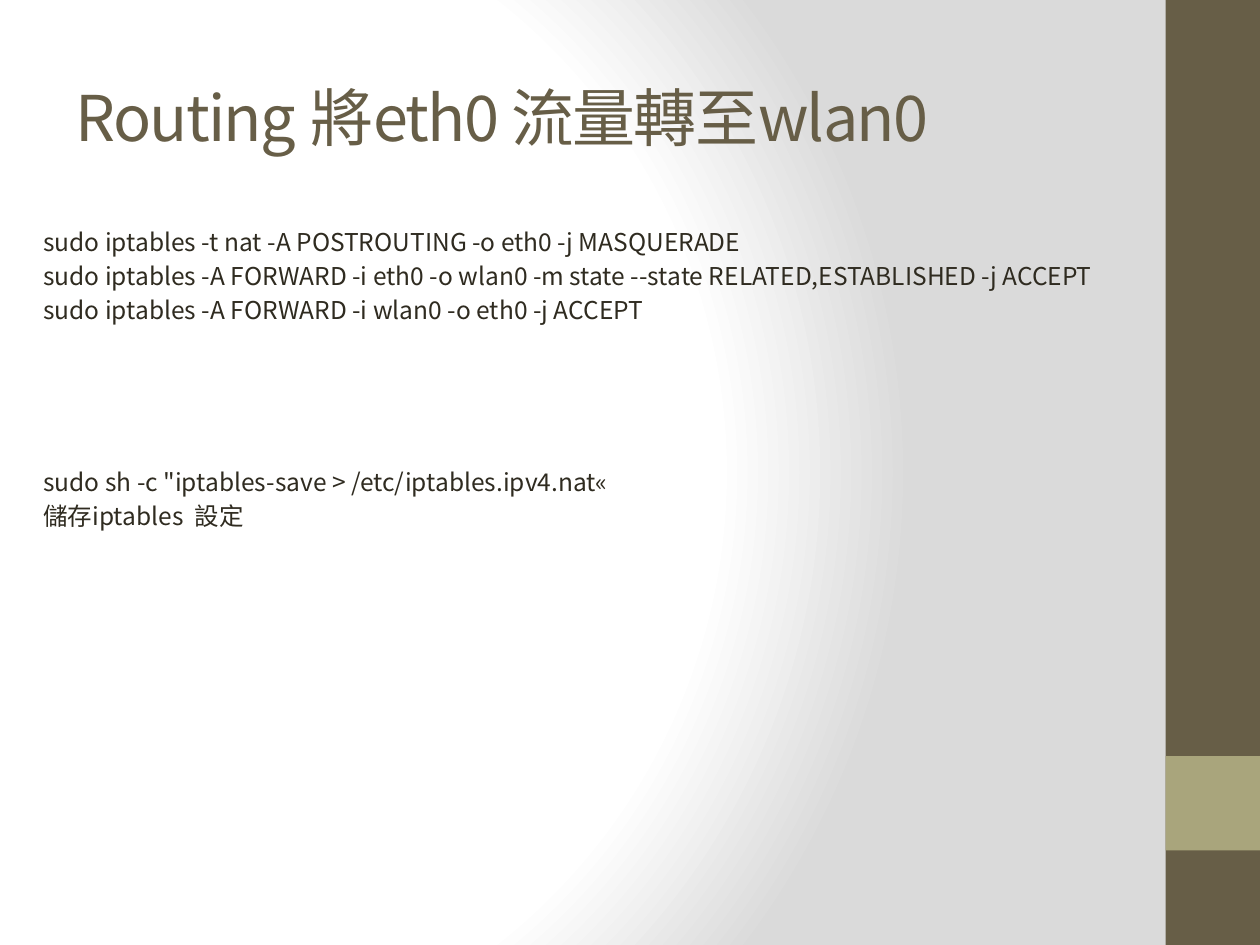
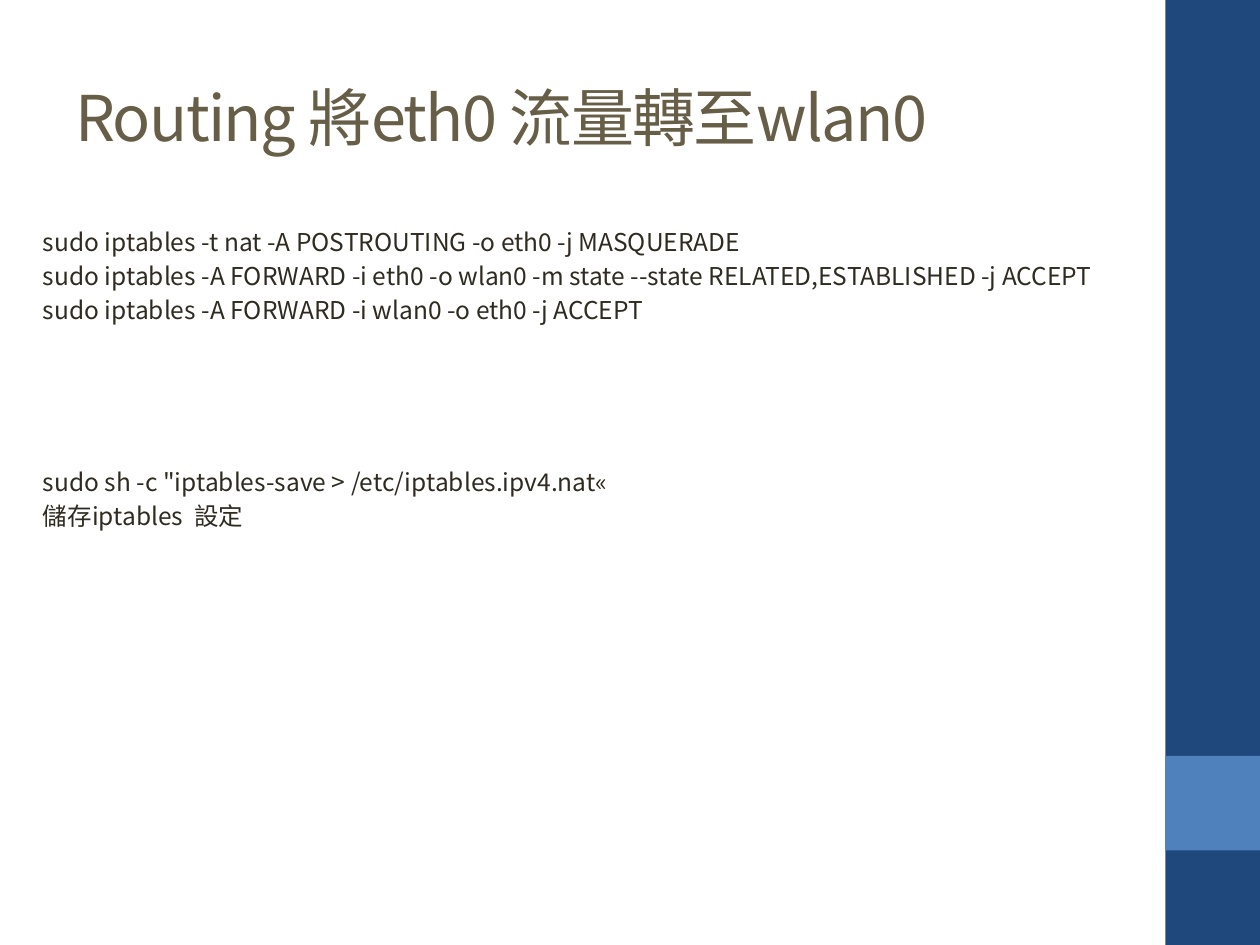
Before and after one commit to krnick/AP_MODE, a slide deck: slide 10 of 設定wifi ap_repeater.pptx. Drawn at 1260x945 pixels with LibreOffice and Linux fonts; fonts in the diff are those of the drawing. Boxes give left, top, right and bottom in pixels: in the first picture for what was removed or moved away, otherwise in the second. Text is boxed around its words. In the diff, an @@ line names an element or a change of style, - is before the commit and + after.

```diff
--- a/設定wifi ap_repeater.pptx
+++ b/設定wifi ap_repeater.pptx
@@ background gradient #FFFFFF to #DADADA to #FFFFFF @@
@@ rectangle at bbox=[1166, 0, 1260, 945]: fill #675E47 to #1F497D @@
@@ text "sudo iptables -t nat -A ..." at bbox=[43, 231, 1091, 531]: indent changed @@
@@ rectangle at bbox=[1166, 756, 1260, 850]: fill #A9A57C to #4F81BD @@
```
Also in this commit, not shown: 17 other slides changed.
